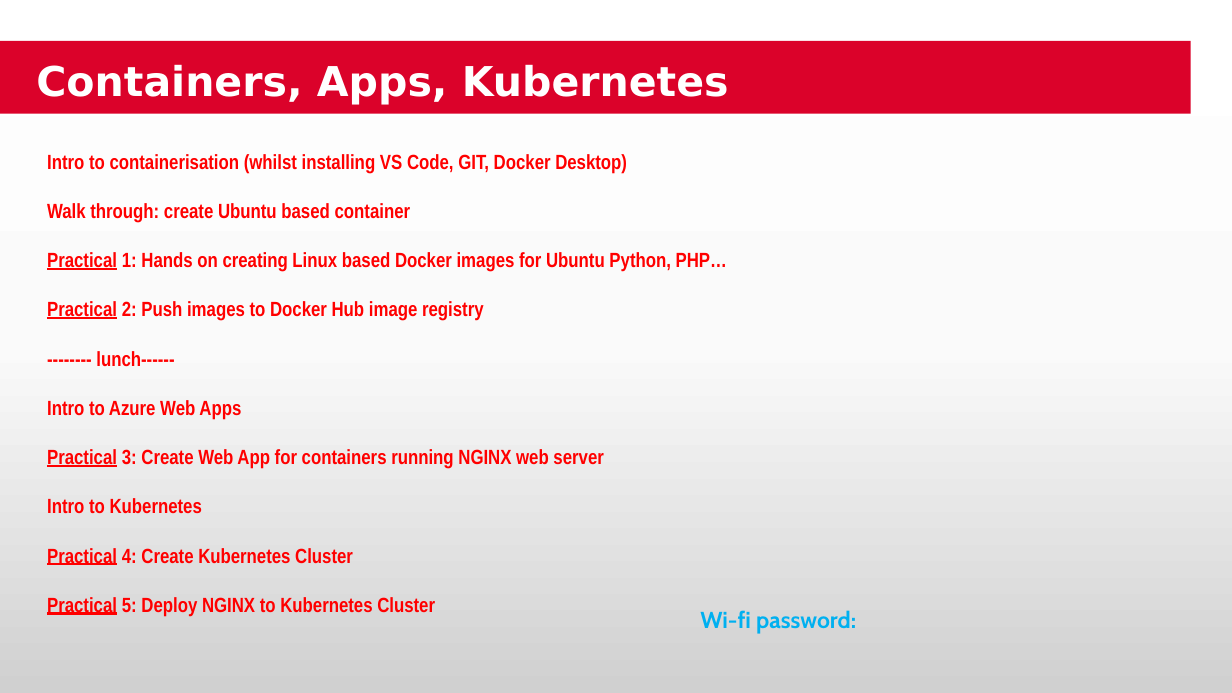
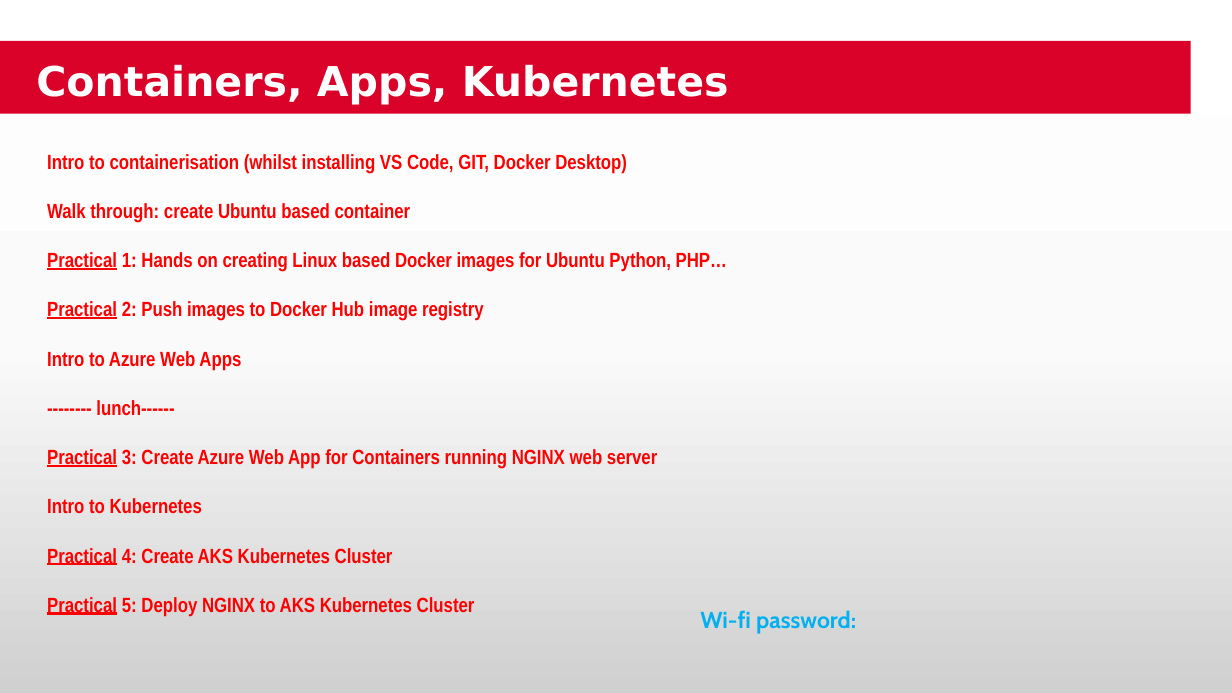
Before and after one commit to cdwuk/docker-root, a slide deck: slide 1 of docker-apps/Training-Overview.pptx. Drawn at 1232x693 pixels with LibreOffice and Linux fonts; fonts in the diff are those of the drawing. Boxes give left, top, right and bottom in pixels: in the first picture for what was removed or moved away, otherwise in the second. Text is boxed around its words. In the diff, an @@ line names an element or a change of style, - is before the commit and + after.

```diff
--- a/docker-apps/Training-Overview.pptx
+++ b/docker-apps/Training-Overview.pptx
@@ text at (47,351,241,370): paragraph added @@
+Intro to Azure Web Apps
@@ text at (47,449,657,469): text changed @@
-Intro to Azure Web Apps
-Practical 3: Create Web App for containers running NGINX web server
+Practical 3: Create Azure Web App for Containers running NGINX web server
@@ text at (47,548,475,616): text changed @@
-Practical 4: Create Kubernetes Cluster
-Practical 5: Deploy NGINX to Kubernetes Cluster
+Practical 4: Create AKS Kubernetes Cluster
+Practical 5: Deploy NGINX to AKS Kubernetes Cluster
```
